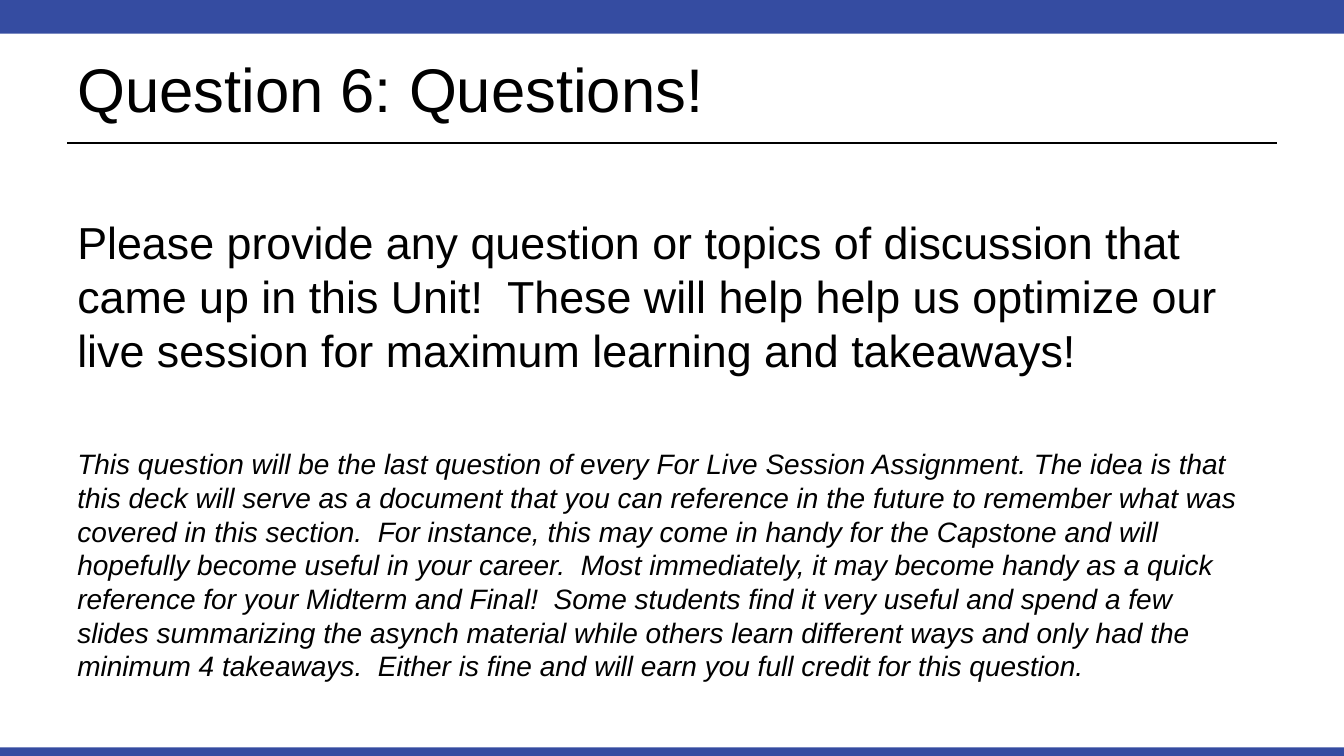
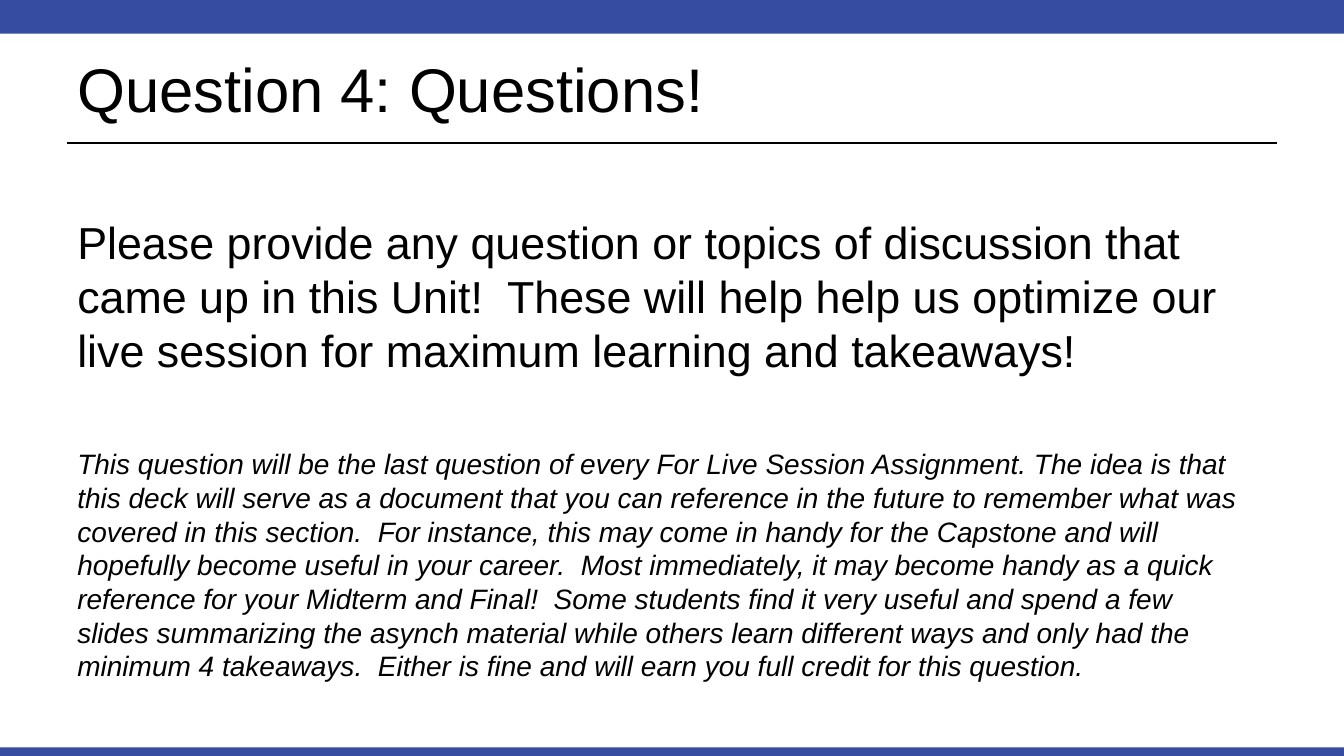
Before and after one commit to BivinSadler/MSDS_6371_Stat_Foundations, a slide deck: slide 10 of Unit 5/FLS/6371 FLS Unit 5.pptx (slide 13 before the commit). Drawn at 1344x756 pixels with LibreOffice and Linux fonts; fonts in the diff are those of the drawing. Boxes give left, top, right and bottom in pixels: in the first picture for what was removed or moved away, otherwise in the second. Text is boxed around its words. In the diff, an @@ line names an element or a change of style, - is before the commit and + after.

```diff
--- a/Unit 5/FLS/6371 FLS Unit 5.pptx
+++ b/Unit 5/FLS/6371 FLS Unit 5.pptx
@@ title at (x1=77, y1=67, x2=703, y2=124): text changed @@
-Question 6: Questions!
+Question 4: Questions!
```
Also in this commit, not shown: 4 other slides changed, 1 slide added, 5 slides removed.
